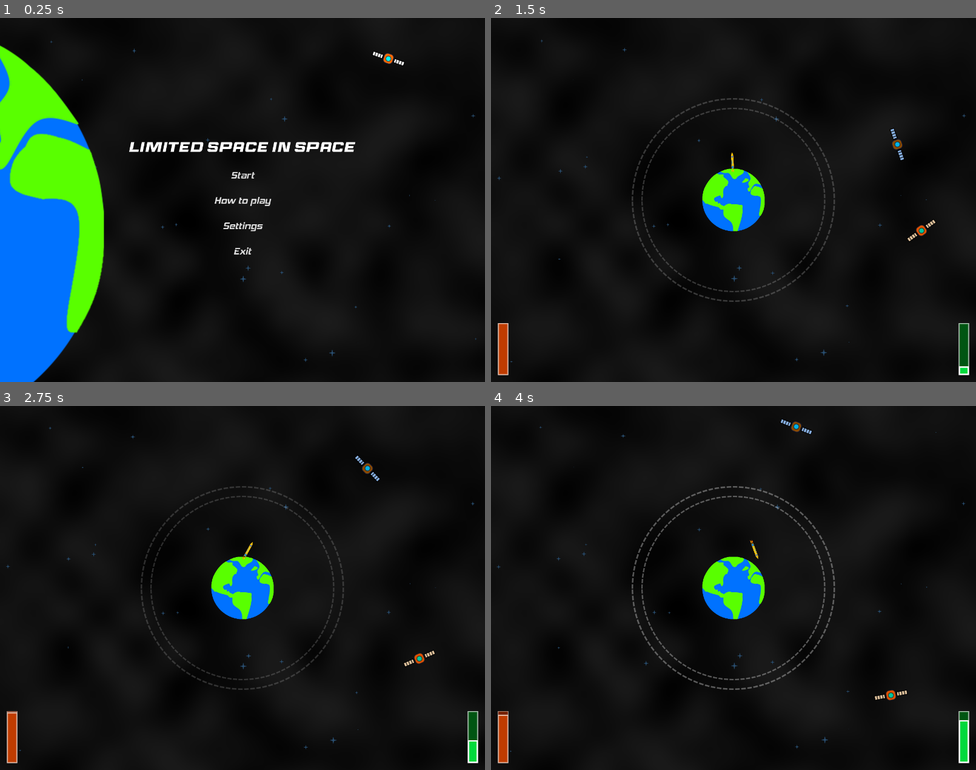
Above: before the commit, frames 1-4 (two rows, left to right).
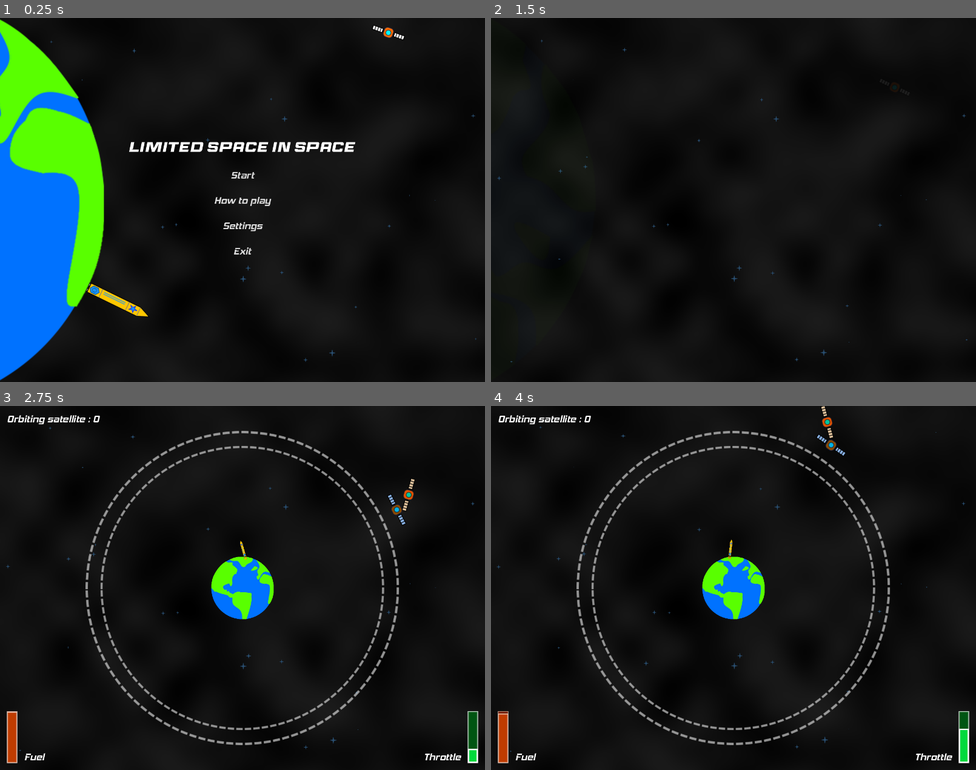
Above: after the commit, the same moments.

Repository: Fifut/Ludum-Dare-54
Game: Godot game, scene res://limited_space.tscn
The game is run twice, just before and just after one commit, with the same random seed, the same clock (stepped at 60 frames per second) and the same inputs. Sound files missing from this copy of the repository are replaced by a short silence.
Inputs:
- Up to frame 1 (0.25 s): no input
- Up to frame 2 (1.5 s): click "Start" at 0.5 s; hold D (Right) from 1.28 s (still down); hold Up (Engine+) from 1.28 s (still down)
- Up to frame 3 (2.75 s): release D (Right) at 2.03 s; release Up (Engine+) at 2.03 s; hold A (Left) from 2.03 s (still down); tap Down (Engine-) at 2.1 s
- Up to frame 4 (4 s): release A (Left) at 2.78 s; hold Up (Engine+) 2.78-3.53 s; hold D (Right) from 2.78 s (still down); tap Down (Engine-) at 3.6 s

The runs differ from the first frame. In frame 1, 6.4% of the frame differs, in the area x 0-84%, y 0-100%; in frame 2, 3.3%; in frame 3, 3.7%; in frame 4, 3.9%.

Commit message:
Animations

Diff:
--- a/Autoload/EVENTS.gd
+++ b/Autoload/EVENTS.gd
@@ -3,3 +3,4 @@
 
 signal on_engine_power_change
 signal on_engine_fuel_change
+signal on_rocket_at_orbit
--- a/Game/game.gd
+++ b/Game/game.gd
@@ -1,11 +1,48 @@
 extends Node2D
 
 @onready var Earth = %Earth
+@onready var RocketMarker = %RocketMarker
+
+@onready var satellite_scene = preload("res://Satellite/satellite.tscn")
+@onready var rocket_scene = preload("res://Rocket/rocket.tscn")
+@onready var orbit_scene = preload("res://Orbit/orbit.tscn")
+
+var orbiting_satellite = 0
+var orbit = null
+
+
+func _ready():
+	_spawn_rocket()
+	_spawn_orbit()
+
+
+func _spawn_rocket():
+	var rocket = rocket_scene.instantiate()
+	rocket.on_rocket_at_orbit.connect(_on_rocket_at_orbit)
+	rocket.position = RocketMarker.position
+	rocket.name = "Rocket"
+	add_child(rocket)
+
+
+func _spawn_orbit():
+	orbit = orbit_scene.instantiate()
+	orbit.global_position = Earth.global_position
+	add_child(orbit)
+
+
+func _spawn_satellite(rocket_position):
+	var satellite = satellite_scene.instantiate()
+	satellite.orbit = rocket_position - Earth.global_position
+	satellite.global_position = Earth.global_position
+	add_child(satellite)
 
 
 func _on_rocket_at_orbit(rocket_position, rocket_rotation):
-	var satellite = preload("res://Satellite/satellite.tscn").instantiate()
-	satellite.orbit = rocket_position - Earth.global_position
-	satellite.global_position = Earth.global_position
+	orbit.remove()
+	_spawn_satellite(rocket_position)
+	await get_tree().create_timer(1.0).timeout
+	_spawn_rocket()
+	_spawn_orbit()
 
-	add_child(satellite)
+	orbiting_satellite += 1
+	EVENT.on_rocket_at_orbit.emit(orbiting_satellite)
--- a/Game/game.tscn
+++ b/Game/game.tscn
@@ -1,10 +1,8 @@
-[gd_scene load_steps=7 format=3 uid="uid://2ct3bhyhscyi"]
+[gd_scene load_steps=5 format=3 uid="uid://2ct3bhyhscyi"]
 
 [ext_resource type="Script" path="res://Game/game.gd" id="1_my4gs"]
 [ext_resource type="PackedScene" uid="uid://csaep2lwxt17k" path="res://Menu/hud.tscn" id="2_dmtve"]
 [ext_resource type="PackedScene" uid="uid://bcaev7h3sosy5" path="res://Earth/earth.tscn" id="2_sv2hj"]
-[ext_resource type="PackedScene" uid="uid://dnnuo03dxtwqj" path="res://Rocket/rocket.tscn" id="3_6kevj"]
-[ext_resource type="PackedScene" uid="uid://bdbixliu441p1" path="res://Orbit/orbit.tscn" id="4_fv3pj"]
 [ext_resource type="PackedScene" uid="uid://cfmpwidsrbs78" path="res://Satellite/satellite.tscn" id="5_qalrv"]
 
 [node name="Game" type="Node2D"]
@@ -20,21 +18,14 @@
 position = Vector2(700, 525)
 speed = 50
 
-[node name="Rocket" parent="." instance=ExtResource("3_6kevj")]
-position = Vector2(698, 406)
-
-[node name="Orbit" parent="." instance=ExtResource("4_fv3pj")]
-position = Vector2(700, 525)
-scale = Vector2(0.7, 0.7)
+[node name="RocketMarker" type="Marker2D" parent="."]
+unique_name_in_owner = true
+position = Vector2(698, 408)
 
 [node name="Satellite1" parent="." instance=ExtResource("5_qalrv")]
 position = Vector2(700, 525)
-speed = -20
 
 [node name="Satellite2" parent="." instance=ExtResource("5_qalrv")]
 position = Vector2(700, 525)
-speed = 10
 sprite_rotation = 45
 orbit = Vector2(550, 0)
-
-[connection signal="on_rocket_at_orbit" from="Rocket" to="." method="_on_rocket_at_orbit"]
--- a/Menu/hud.gd
+++ b/Menu/hud.gd
@@ -3,6 +3,7 @@
 
 @onready var EngineProgressBar = %EngineProgressBar
 @onready var FuelProgressBar = %FuelProgressBar
+@onready var ScoreLabel = %ScoreLabel
 
 
 func _ready():
@@ -15,3 +16,8 @@
 		func(value):
 			FuelProgressBar.value = value
 	)
+
+	EVENT.on_rocket_at_orbit.connect(
+		func(value):
+			ScoreLabel.text = "Orbiting satellite : " + str(value)
+	)
--- a/Menu/hud.tscn
+++ b/Menu/hud.tscn
@@ -1,23 +1,7 @@
-[gd_scene load_steps=6 format=3 uid="uid://csaep2lwxt17k"]
+[gd_scene load_steps=7 format=3 uid="uid://csaep2lwxt17k"]
 
 [ext_resource type="Script" path="res://Menu/hud.gd" id="1_fkv8y"]
-
-[sub_resource type="StyleBoxFlat" id="StyleBoxFlat_lfeq3"]
-bg_color = Color(0, 0.333333, 0.0705882, 1)
-border_width_left = 4
-border_width_top = 4
-border_width_right = 4
-border_width_bottom = 4
-border_color = Color(1, 1, 1, 1)
-border_blend = true
-
-[sub_resource type="StyleBoxFlat" id="StyleBoxFlat_wcx2x"]
-bg_color = Color(0, 0.85098, 0.239216, 1)
-border_width_left = 4
-border_width_top = 4
-border_width_right = 4
-border_width_bottom = 4
-border_color = Color(1, 1, 1, 1)
+[ext_resource type="FontFile" uid="uid://bn4x06gox4pfa" path="res://Assets/Font/hemi head bd it.otf" id="2_3tpog"]
 
 [sub_resource type="StyleBoxFlat" id="StyleBoxFlat_4fary"]
 bg_color = Color(0.458824, 0.129412, 0, 1)
@@ -36,6 +20,23 @@
 border_width_bottom = 4
 border_color = Color(1, 1, 1, 1)
 border_blend = true
+
+[sub_resource type="StyleBoxFlat" id="StyleBoxFlat_lfeq3"]
+bg_color = Color(0, 0.333333, 0.0705882, 1)
+border_width_left = 4
+border_width_top = 4
+border_width_right = 4
+border_width_bottom = 4
+border_color = Color(1, 1, 1, 1)
+border_blend = true
+
+[sub_resource type="StyleBoxFlat" id="StyleBoxFlat_wcx2x"]
+bg_color = Color(0, 0.85098, 0.239216, 1)
+border_width_left = 4
+border_width_top = 4
+border_width_right = 4
+border_width_bottom = 4
+border_color = Color(1, 1, 1, 1)
 
 [node name="HUD" type="Control"]
 layout_mode = 3
@@ -58,7 +59,54 @@
 theme_override_constants/margin_right = 20
 theme_override_constants/margin_bottom = 20
 
-[node name="EngineProgressBar" type="ProgressBar" parent="MarginContainer"]
+[node name="ScoreLabel" type="Label" parent="MarginContainer"]
+unique_name_in_owner = true
+layout_mode = 2
+size_flags_horizontal = 0
+size_flags_vertical = 0
+theme_override_fonts/font = ExtResource("2_3tpog")
+theme_override_font_sizes/font_size = 28
+text = "Orbiting satellite : 0"
+
+[node name="HBoxContainerLeft" type="HBoxContainer" parent="MarginContainer"]
+layout_mode = 2
+size_flags_horizontal = 0
+size_flags_vertical = 8
+theme_override_constants/separation = 20
+
+[node name="FuelProgressBar" type="ProgressBar" parent="MarginContainer/HBoxContainerLeft"]
+unique_name_in_owner = true
+custom_minimum_size = Vector2(30, 150)
+layout_mode = 2
+size_flags_horizontal = 0
+size_flags_vertical = 8
+theme_override_styles/background = SubResource("StyleBoxFlat_4fary")
+theme_override_styles/fill = SubResource("StyleBoxFlat_h534o")
+value = 50.0
+fill_mode = 3
+show_percentage = false
+
+[node name="FuelLabel" type="Label" parent="MarginContainer/HBoxContainerLeft"]
+layout_mode = 2
+size_flags_vertical = 8
+theme_override_fonts/font = ExtResource("2_3tpog")
+theme_override_font_sizes/font_size = 28
+text = "Fuel"
+
+[node name="HBoxContainerRight" type="HBoxContainer" parent="MarginContainer"]
+layout_mode = 2
+size_flags_horizontal = 8
+size_flags_vertical = 8
+theme_override_constants/separation = 20
+
+[node name="EngineLabel" type="Label" parent="MarginContainer/HBoxContainerRight"]
+layout_mode = 2
+size_flags_vertical = 8
+theme_override_fonts/font = ExtResource("2_3tpog")
+theme_override_font_sizes/font_size = 28
+text = "Throttle"
+
+[node name="EngineProgressBar" type="ProgressBar" parent="MarginContainer/HBoxContainerRight"]
 unique_name_in_owner = true
 custom_minimum_size = Vector2(30, 150)
 layout_mode = 2
@@ -69,15 +117,3 @@
 value = 50.0
 fill_mode = 3
 show_percentage = false
-
-[node name="FuelProgressBar" type="ProgressBar" parent="MarginContainer"]
-unique_name_in_owner = true
-custom_minimum_size = Vector2(30, 150)
-layout_mode = 2
-size_flags_horizontal = 0
-size_flags_vertical = 8
-theme_override_styles/background = SubResource("StyleBoxFlat_4fary")
-theme_override_styles/fill = SubResource("StyleBoxFlat_h534o")
-value = 50.0
-fill_mode = 3
-show_percentage = false
--- a/Menu/menu.gd
+++ b/Menu/menu.gd
@@ -24,6 +24,7 @@
 
 	HomeContainer.show()
 	HowToContainer.hide()
+	SettingsContainer.hide()
 
 	master_bus = AudioServer.get_bus_index("Master")
 	SoundSlider.value = AudioServer.get_bus_volume_db(master_bus)
@@ -38,6 +39,8 @@
 
 
 func _on_start_button_pressed():
+	MenuAnimation.play("Rotation_start")
+	await MenuAnimation.animation_finished
 	on_start.emit()
 
 
--- a/Menu/menu.tscn
+++ b/Menu/menu.tscn
@@ -1,9 +1,10 @@
-[gd_scene load_steps=11 format=3 uid="uid://0mp0xoprhcl7"]
+[gd_scene load_steps=13 format=3 uid="uid://0mp0xoprhcl7"]
 
 [ext_resource type="Script" path="res://Menu/menu.gd" id="1_e7hhq"]
 [ext_resource type="Texture2D" uid="uid://c6vux6aeke3ym" path="res://Assets/Earth.png" id="1_oykve"]
 [ext_resource type="FontFile" uid="uid://pnbn0lg56d7u" path="res://Assets/Font/Race Sport.ttf" id="2_f67qt"]
 [ext_resource type="Texture2D" uid="uid://dfe8vi375ld7f" path="res://Assets/Satellite.png" id="3_c7big"]
+[ext_resource type="Texture2D" uid="uid://bcjghwal8baqh" path="res://Assets/Rocket.png" id="3_csleq"]
 [ext_resource type="FontFile" uid="uid://bn4x06gox4pfa" path="res://Assets/Font/hemi head bd it.otf" id="3_n63nk"]
 
 [sub_resource type="InputEventKey" id="InputEventKey_4xkku"]
@@ -80,10 +81,74 @@
 "values": [1.309, 0.0]
 }
 
+[sub_resource type="Animation" id="Animation_puys1"]
+resource_name = "Rotation_start"
+tracks/0/type = "value"
+tracks/0/imported = false
+tracks/0/enabled = true
+tracks/0/path = NodePath("HomeContainer:rotation")
+tracks/0/interp = 2
+tracks/0/loop_wrap = true
+tracks/0/keys = {
+"times": PackedFloat32Array(0, 1),
+"transitions": PackedFloat32Array(1, 1),
+"update": 0,
+"values": [0.0, 1.309]
+}
+tracks/1/type = "value"
+tracks/1/imported = false
+tracks/1/enabled = true
+tracks/1/path = NodePath("EarthSprite:rotation")
+tracks/1/interp = 2
+tracks/1/loop_wrap = true
+tracks/1/keys = {
+"times": PackedFloat32Array(0, 1),
+"transitions": PackedFloat32Array(1, 1),
+"update": 0,
+"values": [0.0, 1.309]
+}
+tracks/2/type = "value"
+tracks/2/imported = false
+tracks/2/enabled = true
+tracks/2/path = NodePath("EarthSprite:self_modulate")
+tracks/2/interp = 2
+tracks/2/loop_wrap = true
+tracks/2/keys = {
+"times": PackedFloat32Array(0, 1),
+"transitions": PackedFloat32Array(1, 1),
+"update": 0,
+"values": [Color(1, 1, 1, 1), Color(1, 1, 1, 0)]
+}
+tracks/3/type = "value"
+tracks/3/imported = false
+tracks/3/enabled = true
+tracks/3/path = NodePath("SatelliteNode/SatelliteSprite:self_modulate")
+tracks/3/interp = 1
+tracks/3/loop_wrap = true
+tracks/3/keys = {
+"times": PackedFloat32Array(0, 1),
+"transitions": PackedFloat32Array(1, 1),
+"update": 0,
+"values": [Color(1, 1, 1, 1), Color(1, 1, 1, 0)]
+}
+tracks/4/type = "value"
+tracks/4/imported = false
+tracks/4/enabled = true
+tracks/4/path = NodePath("EarthSprite/RocketSprite:self_modulate")
+tracks/4/interp = 1
+tracks/4/loop_wrap = true
+tracks/4/keys = {
+"times": PackedFloat32Array(0, 1),
+"transitions": PackedFloat32Array(1, 1),
+"update": 0,
+"values": [Color(1, 1, 1, 1), Color(1, 1, 1, 0)]
+}
+
 [sub_resource type="AnimationLibrary" id="AnimationLibrary_gdl42"]
 _data = {
 "RESET": SubResource("Animation_2culf"),
-"Rotation": SubResource("Animation_cpc3f")
+"Rotation": SubResource("Animation_cpc3f"),
+"Rotation_start": SubResource("Animation_puys1")
 }
 
 [node name="MenuContainer" type="Control"]
@@ -97,13 +162,19 @@
 
 [node name="EarthSprite" type="Sprite2D" parent="."]
 unique_name_in_owner = true
-position = Vector2(-300, 600)
+position = Vector2(-300, 525)
 scale = Vector2(2, 2)
 texture = ExtResource("1_oykve")
 
+[node name="RocketSprite" type="Sprite2D" parent="EarthSprite"]
+position = Vector2(321, 147)
+rotation = 2.02458
+scale = Vector2(0.5, 0.5)
+texture = ExtResource("3_csleq")
+
 [node name="SatelliteNode" type="Node2D" parent="."]
 unique_name_in_owner = true
-position = Vector2(-300, 600)
+position = Vector2(-300, 525)
 rotation = -0.349066
 
 [node name="SatelliteSprite" type="Sprite2D" parent="SatelliteNode"]
@@ -120,7 +191,7 @@
 anchor_bottom = 1.0
 grow_horizontal = 2
 grow_vertical = 2
-pivot_offset = Vector2(-300, 450)
+pivot_offset = Vector2(-300, 525)
 theme_override_constants/separation = 30
 alignment = 1
 
@@ -166,15 +237,13 @@
 
 [node name="HowToContainer" type="VBoxContainer" parent="."]
 unique_name_in_owner = true
-visible = false
 layout_mode = 1
 anchors_preset = 15
 anchor_right = 1.0
 anchor_bottom = 1.0
 grow_horizontal = 2
 grow_vertical = 2
-rotation = 1.309
-pivot_offset = Vector2(-300, 450)
+pivot_offset = Vector2(-300, 525)
 theme_override_constants/separation = 30
 alignment = 1
 
@@ -189,8 +258,11 @@
 layout_mode = 2
 theme_override_fonts/font = ExtResource("3_n63nk")
 theme_override_font_sizes/font_size = 28
-text = "W S (or Up down) throttle
-A D (our Left Right) for Left and Right"
+text = "W A S D (or arows key) : throttle dans direction
+R to restar
+
+Try to reach orbit to deploy a sattelite
+Deploy as many satellites as possible"
 horizontal_alignment = 1
 
 [node name="BackButton" type="Button" parent="HowToContainer"]
@@ -203,14 +275,13 @@
 
 [node name="SettingsContainer" type="VBoxContainer" parent="."]
 unique_name_in_owner = true
-visible = false
 layout_mode = 1
 anchors_preset = 15
 anchor_right = 1.0
 anchor_bottom = 1.0
 grow_horizontal = 2
 grow_vertical = 2
-pivot_offset = Vector2(-300, 450)
+pivot_offset = Vector2(-300, 525)
 theme_override_constants/separation = 30
 alignment = 1
 
--- a/Orbit/orbit.gd
+++ b/Orbit/orbit.gd
@@ -1,25 +1,23 @@
 extends Node2D
 
-#signal on_orbit_area_overlapping
-#
-#@onready var OrbitArea = %OrbitArea
-#@onready var TimerArea : Timer = %TimerArea
-#
-#
-#var area
-#
-#
-#func _on_orbit_area_area_entered(area):
-#	TimerArea.start()
-#	self.area = area
-#
-#
-#
-#func _on_orbit_area_area_exited(area):
-#	on_orbit_area_overlapping.emit(null)
-#	TimerArea.stop()
-#	self.area = null
-#
-#
-#func _on_timer_timeout():
-#	on_orbit_area_overlapping.emit(area)
+
+@onready var OrbitAnimationPlayer = %OrbitAnimationPlayer
+
+
+func _ready():
+	hide()
+
+	var orbit_altitude = randf_range(0.5, 1.2)
+	scale = Vector2(orbit_altitude, orbit_altitude)
+
+	OrbitAnimationPlayer.play("fadein")
+	await OrbitAnimationPlayer.animation_finished
+	OrbitAnimationPlayer.play("flash")
+
+
+func remove():
+	OrbitAnimationPlayer.stop()
+	OrbitAnimationPlayer.play("fadeout")
+	await OrbitAnimationPlayer.animation_finished
+	hide()
+	queue_free()
--- a/Orbit/orbit.tscn
+++ b/Orbit/orbit.tscn
@@ -1,34 +1,7 @@
-[gd_scene load_steps=6 format=3 uid="uid://bdbixliu441p1"]
+[gd_scene load_steps=7 format=3 uid="uid://bdbixliu441p1"]
 
 [ext_resource type="Texture2D" uid="uid://cy8ph1g5nmexq" path="res://Assets/Circle.png" id="1_lq148"]
 [ext_resource type="Script" path="res://Orbit/orbit.gd" id="1_ykx23"]
-
-[sub_resource type="Animation" id="Animation_gmiub"]
-length = 0.001
-tracks/0/type = "value"
-tracks/0/imported = false
-tracks/0/enabled = true
-tracks/0/path = NodePath("CircleOutSprite:modulate")
-tracks/0/interp = 1
-tracks/0/loop_wrap = true
-tracks/0/keys = {
-"times": PackedFloat32Array(0),
-"transitions": PackedFloat32Array(1),
-"update": 0,
-"values": [Color(1, 1, 1, 0.14902)]
-}
-tracks/1/type = "value"
-tracks/1/imported = false
-tracks/1/enabled = true
-tracks/1/path = NodePath("CircleInSprite:modulate")
-tracks/1/interp = 1
-tracks/1/loop_wrap = true
-tracks/1/keys = {
-"times": PackedFloat32Array(0),
-"transitions": PackedFloat32Array(1),
-"update": 0,
-"values": [Color(1, 1, 1, 1)]
-}
 
 [sub_resource type="Animation" id="Animation_jvdxf"]
 resource_name = "flash"
@@ -37,7 +10,7 @@
 tracks/0/type = "value"
 tracks/0/imported = false
 tracks/0/enabled = true
-tracks/0/path = NodePath("CircleOutSprite:modulate")
+tracks/0/path = NodePath("CircleOutSprite:self_modulate")
 tracks/0/interp = 2
 tracks/0/loop_wrap = true
 tracks/0/keys = {
@@ -49,7 +22,7 @@
 tracks/1/type = "value"
 tracks/1/imported = false
 tracks/1/enabled = true
-tracks/1/path = NodePath("CircleInSprite:modulate")
+tracks/1/path = NodePath("CircleInSprite:self_modulate")
 tracks/1/interp = 2
 tracks/1/loop_wrap = true
 tracks/1/keys = {
@@ -59,9 +32,77 @@
 "values": [Color(1, 1, 1, 0.588235), Color(1, 1, 1, 0.14902), Color(1, 1, 1, 0.607843)]
 }
 
+[sub_resource type="Animation" id="Animation_a7she"]
+resource_name = "fadeout"
+length = 0.3
+tracks/0/type = "value"
+tracks/0/imported = false
+tracks/0/enabled = true
+tracks/0/path = NodePath("CircleOutSprite:self_modulate")
+tracks/0/interp = 2
+tracks/0/loop_wrap = true
+tracks/0/keys = {
+"times": PackedFloat32Array(0, 0.3),
+"transitions": PackedFloat32Array(1, 1),
+"update": 0,
+"values": [Color(1, 1, 1, 0.607843), Color(1, 1, 1, 0)]
+}
+tracks/1/type = "value"
+tracks/1/imported = false
+tracks/1/enabled = true
+tracks/1/path = NodePath("CircleInSprite:self_modulate")
+tracks/1/interp = 2
+tracks/1/loop_wrap = true
+tracks/1/keys = {
+"times": PackedFloat32Array(0, 0.3),
+"transitions": PackedFloat32Array(1, 1),
+"update": 0,
+"values": [Color(1, 1, 1, 0.607843), Color(1, 1, 1, 0)]
+}
+
+[sub_resource type="Animation" id="Animation_7lsf3"]
+resource_name = "fadein"
+tracks/0/type = "value"
+tracks/0/imported = false
+tracks/0/enabled = true
+tracks/0/path = NodePath("CircleOutSprite:self_modulate")
+tracks/0/interp = 2
+tracks/0/loop_wrap = true
+tracks/0/keys = {
+"times": PackedFloat32Array(0, 1),
+"transitions": PackedFloat32Array(1, 1),
+"update": 0,
+"values": [Color(1, 1, 1, 0), Color(1, 1, 1, 0.607843)]
+}
+tracks/1/type = "value"
+tracks/1/imported = false
+tracks/1/enabled = true
+tracks/1/path = NodePath("CircleInSprite:self_modulate")
+tracks/1/interp = 2
+tracks/1/loop_wrap = true
+tracks/1/keys = {
+"times": PackedFloat32Array(0, 1),
+"transitions": PackedFloat32Array(1, 1),
+"update": 0,
+"values": [Color(1, 1, 1, 0), Color(1, 1, 1, 0.607843)]
+}
+tracks/2/type = "value"
+tracks/2/imported = false
+tracks/2/enabled = true
+tracks/2/path = NodePath(".:visible")
+tracks/2/interp = 1
+tracks/2/loop_wrap = true
+tracks/2/keys = {
+"times": PackedFloat32Array(0),
+"transitions": PackedFloat32Array(1),
+"update": 1,
+"values": [true]
+}
+
 [sub_resource type="AnimationLibrary" id="AnimationLibrary_1q5cr"]
 _data = {
-"RESET": SubResource("Animation_gmiub"),
+"fadein": SubResource("Animation_7lsf3"),
+"fadeout": SubResource("Animation_a7she"),
 "flash": SubResource("Animation_jvdxf")
 }
 
@@ -69,16 +110,17 @@
 script = ExtResource("1_ykx23")
 
 [node name="CircleOutSprite" type="Sprite2D" parent="."]
-modulate = Color(1, 1, 1, 0.14902)
+self_modulate = Color(1, 1, 1, 0)
 scale = Vector2(0.95, 0.95)
 texture = ExtResource("1_lq148")
 
 [node name="CircleInSprite" type="Sprite2D" parent="."]
+self_modulate = Color(1, 1, 1, 0)
 scale = Vector2(1.05, 1.05)
 texture = ExtResource("1_lq148")
 
-[node name="AnimationPlayer" type="AnimationPlayer" parent="."]
-autoplay = "flash"
+[node name="OrbitAnimationPlayer" type="AnimationPlayer" parent="."]
+unique_name_in_owner = true
 libraries = {
 "": SubResource("AnimationLibrary_1q5cr")
 }
--- a/Rocket/rocket.gd
+++ b/Rocket/rocket.gd
@@ -21,6 +21,9 @@
 
 func _ready():
 	EVENT.on_engine_fuel_change.emit(Fuel)
+
+	OrbitTimer.wait_time = randf_range(1.0, 3.0)
+#	OrbitTimer.wait_time = 0.1
 
 	OrbitProgressBar.hide()
 	OrbitProgressBar.min_value = 0
--- a/Rocket/rocket.tscn
+++ b/Rocket/rocket.tscn
@@ -68,7 +68,6 @@
 
 [node name="OrbitTimer" type="Timer" parent="."]
 unique_name_in_owner = true
-wait_time = 0.1
 
 [connection signal="area_entered" from="OrbitArea2D" to="." method="_on_orbit_area_entered"]
 [connection signal="area_exited" from="OrbitArea2D" to="." method="_on_orbit_area_exited"]
--- a/Satellite/satellite.gd
+++ b/Satellite/satellite.gd
@@ -1,17 +1,22 @@
 extends StaticBody2D
 
-@export var speed = 50
 @export var sprite_rotation = 0
 @export var orbit = Vector2(500, 0)
 
 @onready var CollisionShape = %CollisionShape2D
 @onready var SatelliteSprite = %SatelliteSprite
+@onready var SatelliteAnimationPlayer = %SatelliteAnimationPlayer
+
+var speed = 50
 
 
 func _ready():
 	SatelliteSprite.self_modulate = Color(randf_range(0.5, 1.0), randf_range(0.5, 1.0), randf_range(0.5, 1.0))
 	CollisionShape.position = orbit
 	CollisionShape.rotation_degrees = sprite_rotation
+	speed = randi_range(-50, 50)
+
+	SatelliteAnimationPlayer.play("fadein")
 
 
 func _process(delta):
--- a/Satellite/satellite.tscn
+++ b/Satellite/satellite.tscn
@@ -6,6 +6,27 @@
 [sub_resource type="CapsuleShape2D" id="CapsuleShape2D_wnmwi"]
 radius = 7.0
 height = 96.0
+
+[sub_resource type="Animation" id="Animation_lhkno"]
+resource_name = "fadein"
+length = 0.3
+tracks/0/type = "value"
+tracks/0/imported = false
+tracks/0/enabled = true
+tracks/0/path = NodePath("CollisionShape2D/SatelliteSprite:scale")
+tracks/0/interp = 2
+tracks/0/loop_wrap = true
+tracks/0/keys = {
+"times": PackedFloat32Array(0, 0.3),
+"transitions": PackedFloat32Array(1, 1),
+"update": 0,
+"values": [Vector2(0, 0), Vector2(1, 1)]
+}
+
+[sub_resource type="AnimationLibrary" id="AnimationLibrary_ngmpp"]
+_data = {
+"fadein": SubResource("Animation_lhkno")
+}
 
 [node name="Satellite" type="StaticBody2D"]
 script = ExtResource("1_imqjb")
@@ -17,4 +38,11 @@
 [node name="SatelliteSprite" type="Sprite2D" parent="CollisionShape2D"]
 unique_name_in_owner = true
 rotation = -1.5708
+scale = Vector2(1e-05, 1e-05)
 texture = ExtResource("2_li5yg")
+
+[node name="SatelliteAnimationPlayer" type="AnimationPlayer" parent="."]
+unique_name_in_owner = true
+libraries = {
+"": SubResource("AnimationLibrary_ngmpp")
+}
--- a/limited_space.gd
+++ b/limited_space.gd
@@ -4,13 +4,26 @@
 @onready var MenuCanvasLayer = %MenuCanvasLayer
 @onready var LoopAudioStreamPlayer = %LoopAudioStreamPlayer
 
+@onready var game_scene = preload("res://Game/game.tscn")
 
 func _on_menu_container_on_start():
 	MenuCanvasLayer.queue_free()
 
-	var game = preload("res://Game/game.tscn").instantiate()
+	var game = game_scene.instantiate()
+	game.name = "Game"
 	add_child(game)
 
 
 func _on_intro_audio_stream_player_finished():
 	LoopAudioStreamPlayer.play()
+
+
+func _input(event):
+	if event.is_action_released("Reset"):
+		var game = get_node_or_null("Game")
+		if game:
+			remove_child(game)
+			game.queue_free()
+
+			var new_game = game_scene.instantiate()
+			add_child(new_game)
--- a/project.godot
+++ b/project.godot
@@ -58,6 +58,11 @@
 , Object(InputEventKey,"resource_local_to_scene":false,"resource_name":"","device":-1,"window_id":0,"alt_pressed":false,"shift_pressed":false,"ctrl_pressed":false,"meta_pressed":false,"pressed":false,"keycode":0,"physical_keycode":4194321,"key_label":0,"unicode":0,"echo":false,"script":null)
 ]
 }
+Reset={
+"deadzone": 0.5,
+"events": [Object(InputEventKey,"resource_local_to_scene":false,"resource_name":"","device":-1,"window_id":0,"alt_pressed":false,"shift_pressed":false,"ctrl_pressed":false,"meta_pressed":false,"pressed":false,"keycode":0,"physical_keycode":82,"key_label":0,"unicode":114,"echo":false,"script":null)
+]
+}
 
 [layer_names]
 
Not shown: 1 places in Satellite/satellite.tscn that only renumber resources
